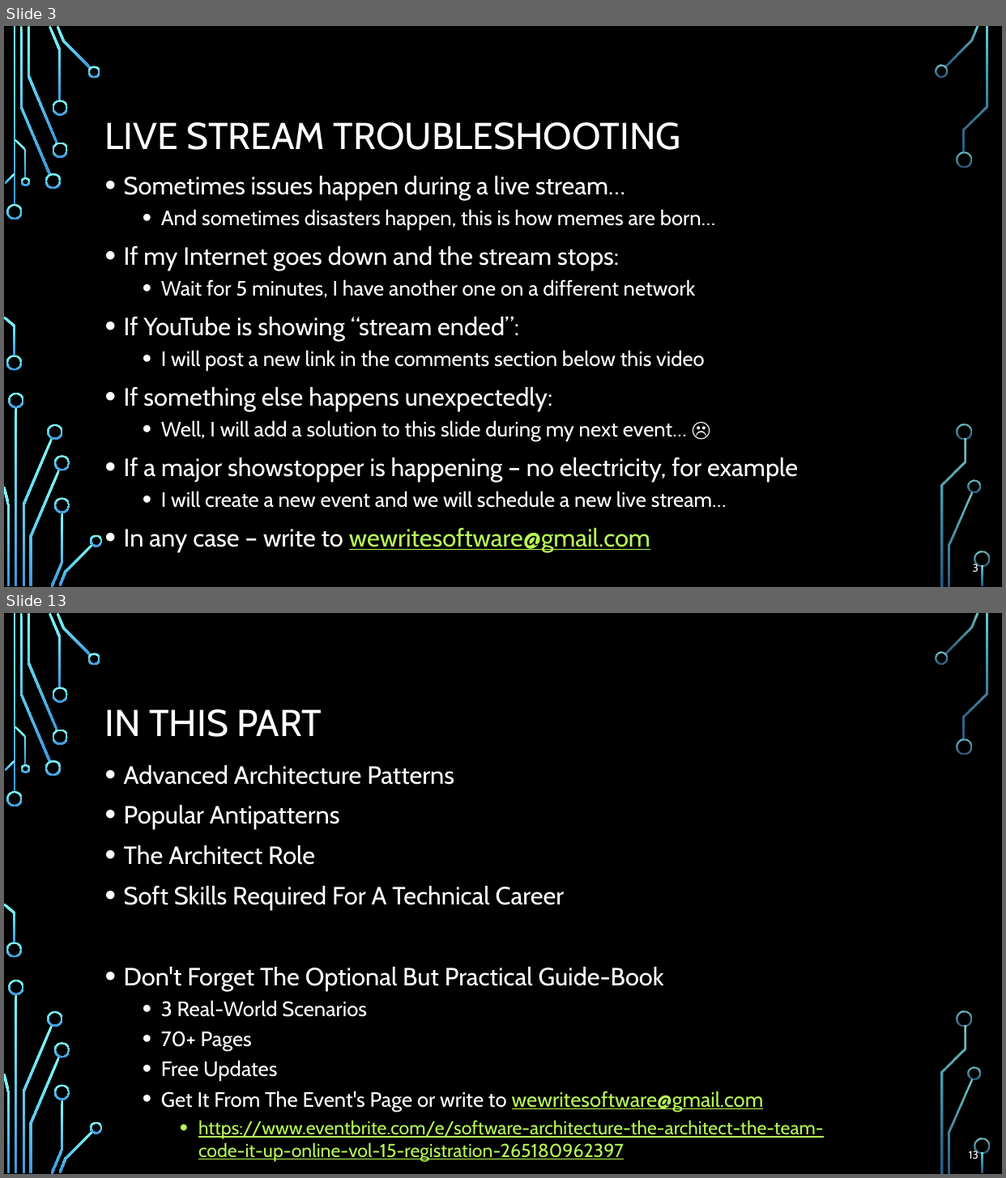
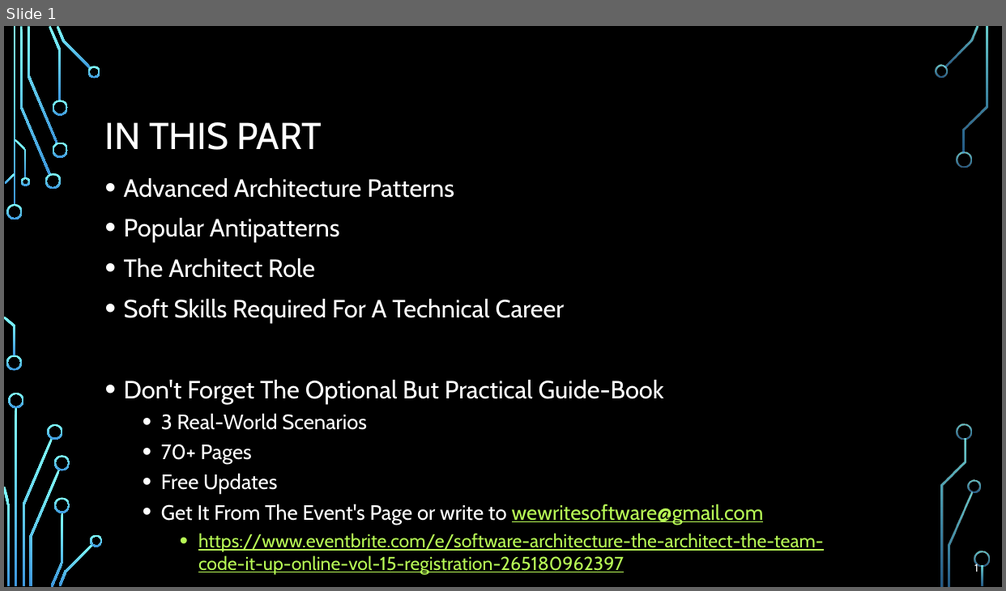
Before and after one commit to profjordanov/doctorate, a slide deck: resources/Software-Architecture-S/Presentation-Part7-The-Architect-Team.pptx. Shown one above the other, each under a label of ours: slides 3 and 13 before the commit, slide 1 after it; the slides between them are not shown. The pictures are 1006x1178 and 1006x591 pixels, drawn with LibreOffice and Linux fonts; fonts in the diff are those of the drawing; background and template pictures are left out. Boxes give left, top, right and bottom in pixels: in the first picture for what was removed or moved away, otherwise in the second. Text is boxed around its words. In the diff, an @@ line names an element or a change of style, - is before the commit and + after.

```diff
--- a/resources/Software-Architecture-S/Presentation-Part7-The-Architect-Team.pptx
+++ b/resources/Software-Architecture-S/Presentation-Part7-The-Architect-Team.pptx
@@ slide 3 removed at (4,26,1002,587), background picture (left out); not listed: 36 template elements that a slide beside it also shows @@
@@ title removed at (105,122,681,150) @@
-LIVE STREAM TROUBLESHOOTING
@@ text removed at (124,176,798,552) @@
-• Sometimes issues happen during a live stream…
-  • And sometimes disasters happen, this is how memes are born…
-• If my Internet goes down and the stream stops:
-  • Wait for 5 minutes, I have another one on a different network
-• If YouTube is showing “stream ended”:
-  • I will post a new link in the comments section below this video
-• If something else happens unexpectedly:
-  • Well, I will add a solution to this slide during my next event… ☹
-• If a major showstopper is happening – no electricity, for example
-  • I will create a new event and we will schedule a new live stream…
-• In any case – write to wewritesoftware@gmail.com
@@ page number removed at (973,563,978,572) @@
-3
@@ what was slide 13 is now slide 1 @@
@@ page number at (974,563,978,572): text changed @@
-13
+1
```
Also in this commit, not shown: 13 other slides removed.
